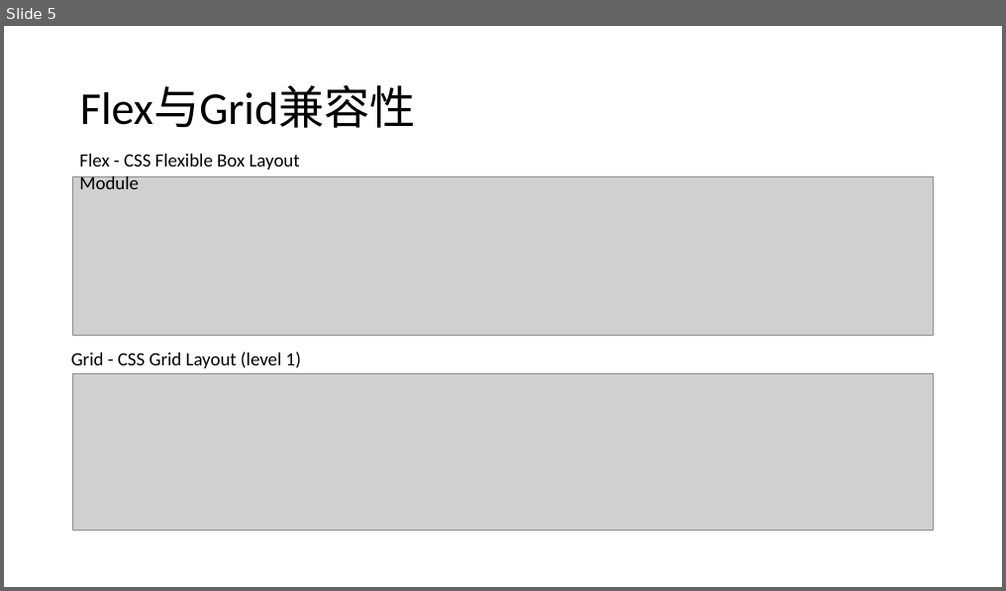
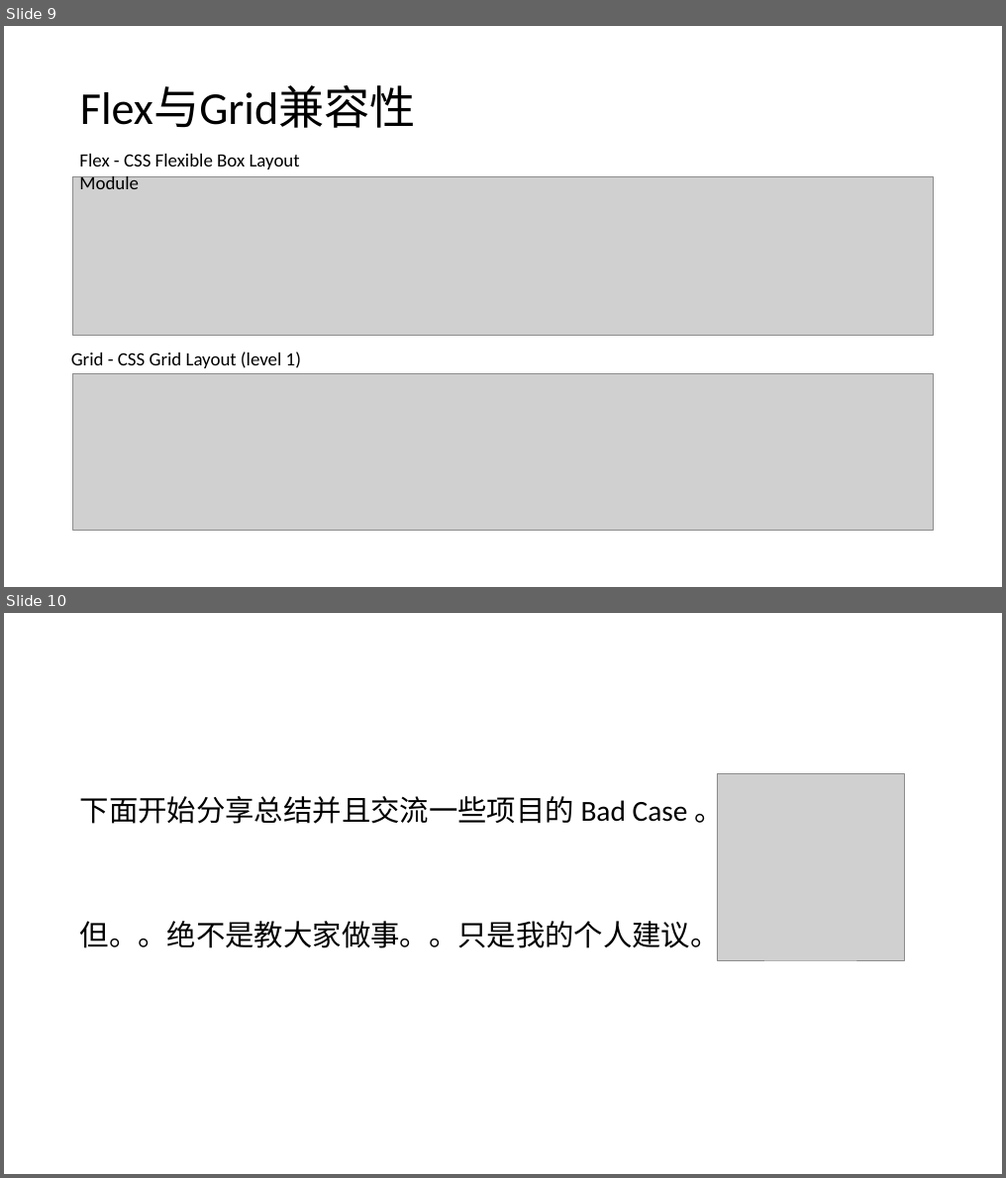
Before and after one commit to FBmm/Frontend-blog, a slide deck: CSS/css分享/css分享 - 常见CSS布局最佳实践.pptx. Shown one above the other, each under a label of ours: slide 5 before the commit, slides 9 and 10 after it. The pictures are 1006x591 and 1006x1178 pixels, drawn with LibreOffice and Linux fonts; fonts in the diff are those of the drawing; grey boxes stand for pictures. Boxes give left, top, right and bottom in pixels: in the first picture for what was removed or moved away, otherwise in the second. Text is boxed around its words. In the diff, an @@ line names an element or a change of style, - is before the commit and + after.

Commit message:
css分享

```diff
--- a/CSS/css分享/css分享 - 常见CSS布局最佳实践.pptx
+++ b/CSS/css分享/css分享 - 常见CSS布局最佳实践.pptx
@@ slide 10 added at <box>4,613,1002,1174</box>, background #FFFFFF @@
@@ picture added at <box>717,773,904,960</box> @@
@@ text added at <box>80,791,723,955</box>, 28 pt, text #000000 @@
+下面开始分享总结并且交流一些项目的 Bad Case 。
+但。。绝不是教大家做事。。只是我的个人建议。
@@ what was slide 5 is now slide 9 @@
```
Also in this commit, not shown: 12 slides changed, 7 other slides added, 16 other files.
